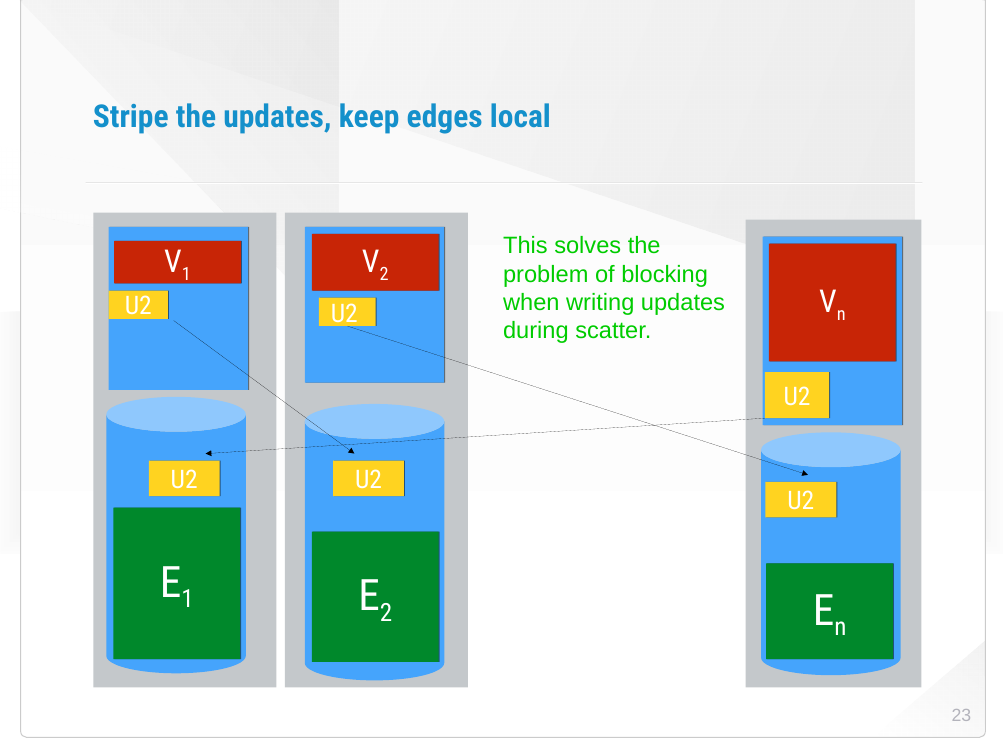
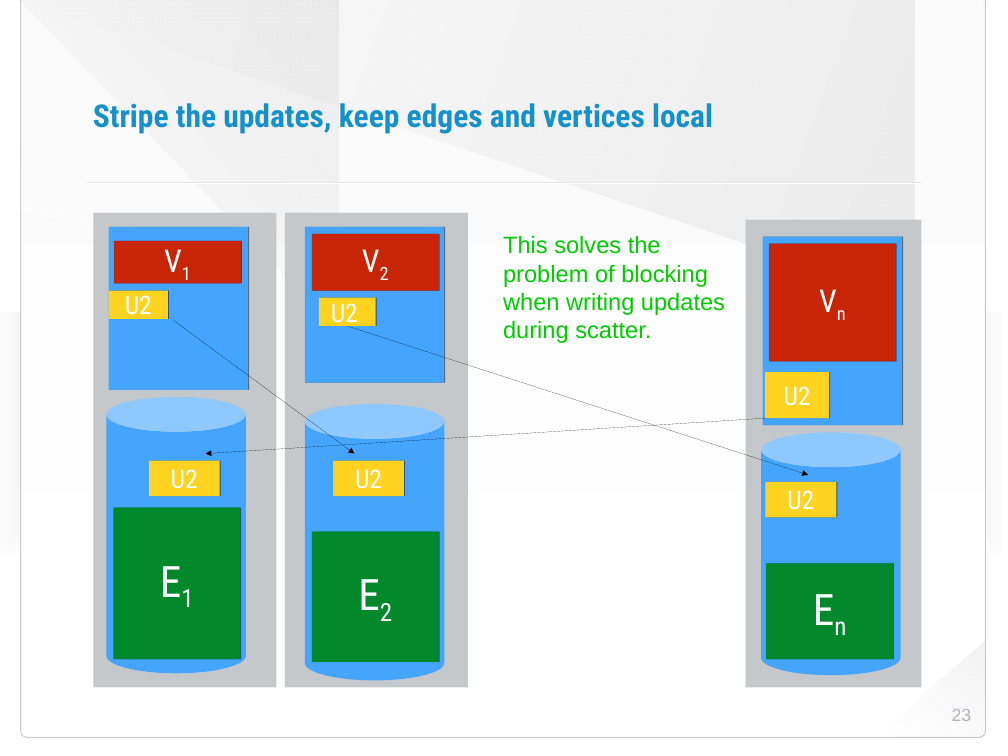
Before and after one commit to HaprianVlad/chaos, a slide deck: slide 23 of presentation.odp. Drawn at 1008x756 pixels with LibreOffice and Linux fonts; fonts in the diff are those of the drawing; background and template pictures are left out. Boxes give left, top, right and bottom in pixels: in the first picture for what was removed or moved away, otherwise in the second. Text is boxed around its words. In the diff, an @@ line names an element or a change of style, - is before the commit and + after.

```diff
--- a/presentation.odp
+++ b/presentation.odp
@@ title at [93, 103, 713, 134]: text changed @@
-Stripe the updates, keep edges local
+Stripe the updates, keep edges and vertices local
```
Also in this commit, not shown: 1 other slide changed, 8 other files.
